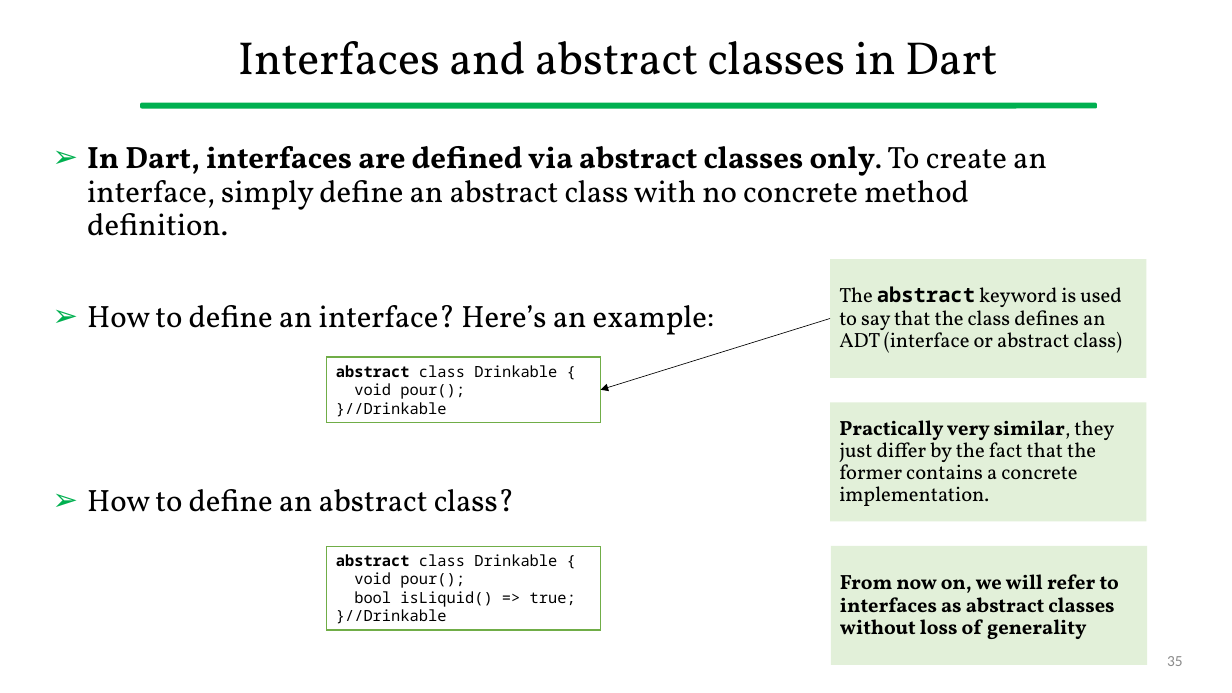
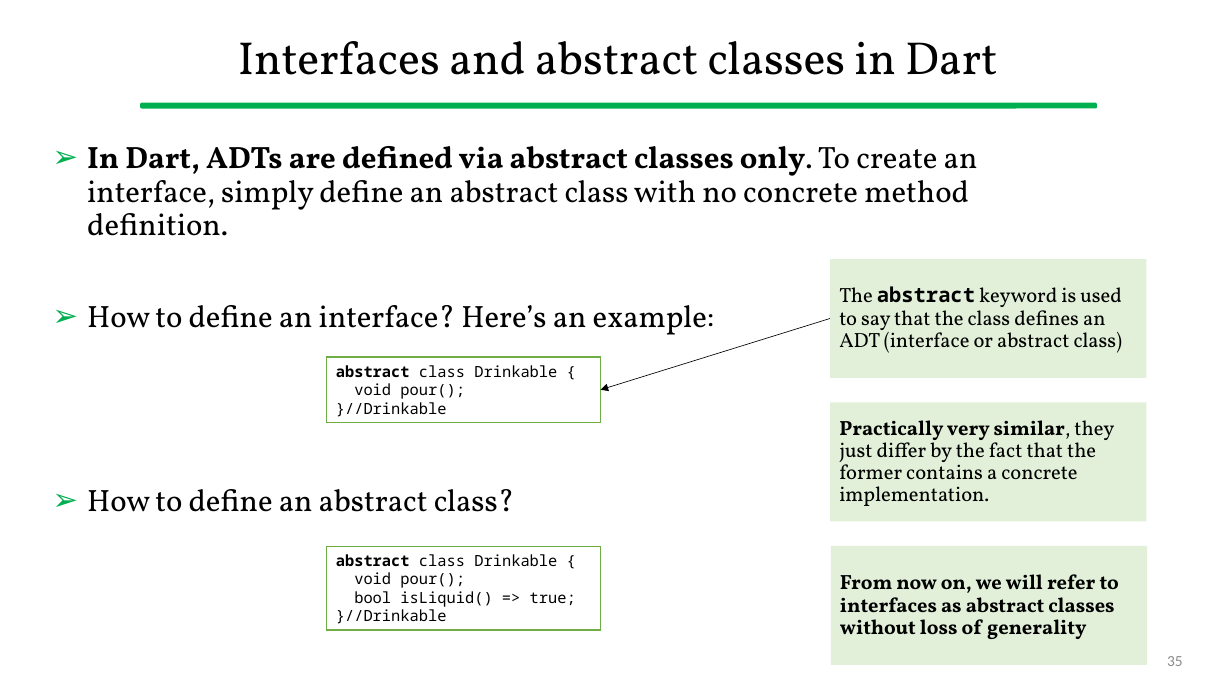
Before and after one commit to gcappon/bwthw, a slide deck: slide 35 of lab_03-dart_101_part_2/lab_03-dart_101_part_2.pptx. Drawn at 1232x693 pixels with LibreOffice and Linux fonts; fonts in the diff are those of the drawing. Boxes give left, top, right and bottom in pixels: in the first picture for what was removed or moved away, otherwise in the second. Text is boxed around its words. In the diff, an @@ line names an element or a change of style, - is before the commit and + after.

```diff
--- a/lab_03-dart_101_part_2/lab_03-dart_101_part_2.pptx
+++ b/lab_03-dart_101_part_2/lab_03-dart_101_part_2.pptx
@@ text at (87, 146, 978, 236): text changed @@
-➢ In Dart, interfaces are defined via abstract classes only. To create an interface, simply define an abstract class with no concrete method definition.
+➢ In Dart, ADTs are defined via abstract classes only. To create an interface, simply define an abstract class with no concrete method definition.
```
Also in this commit, not shown: 1 other slide changed, 5 other files.
